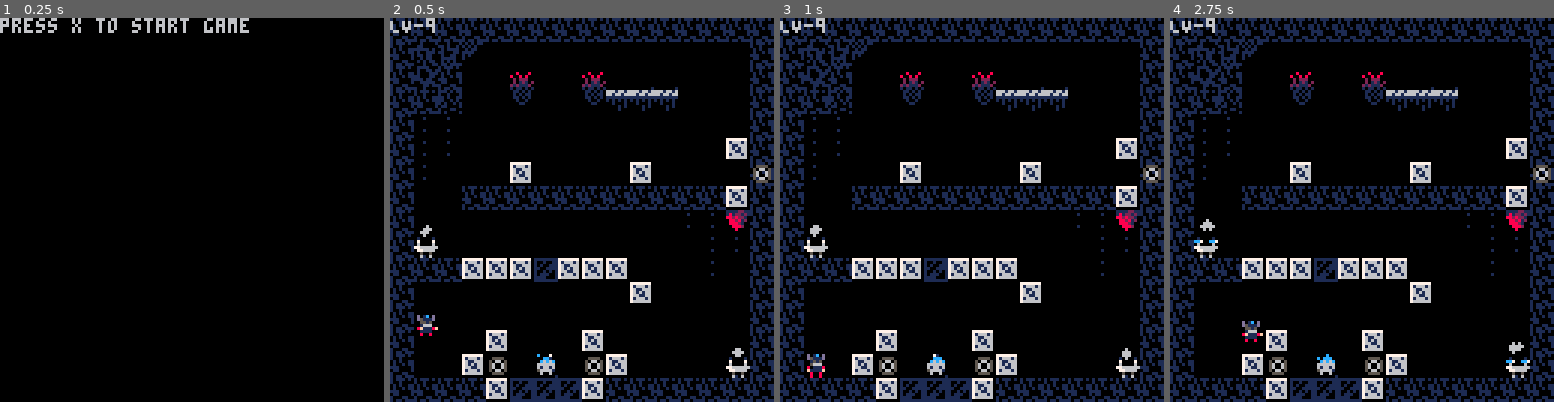
Above: before the commit, frames 1-4 (left to right).
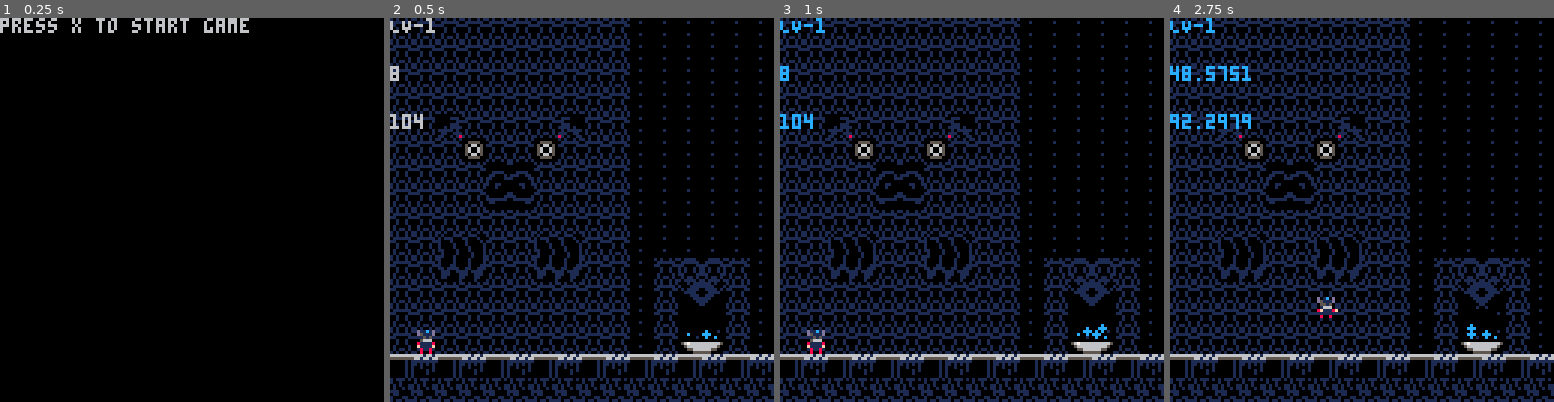
Above: after the commit, the same moments.

Repository: han-sen/pico-8-tests
Game: PICO-8 cartridge alkaline/platformer.p8
Same seed, same stepped clock (60 frames per second), same inputs: the game is played once before the commit and once after it.
Inputs:
- Up to frame 1 (0.25 s): no input
- Up to frame 2 (0.5 s): tap X (X key) at 0.33 s
- Up to frame 3 (1 s): no input
- Up to frame 4 (2.75 s): tap X (X key) at 1.07, 1.85 s; hold Right 1.6-2.1 s; hold Up 2.15-2.42 s; hold Right from 2.47 s (still down)

Frame 1 is identical in both runs. In frame 2, 40% of the frame differs, in the area x 0-100%, y 0-100%; in frame 3, 40%; in frame 4, 41%.

Commit message:
refactored damage reset functions

Diff:
--- a/alkaline/platformer.p8
+++ b/alkaline/platformer.p8
@@ -85,8 +85,8 @@
 	-- print(#bullets, 128 * (world.current_level - 1), 30)
 	-- print(stat(0), 128 * (world.current_level - 1), 30)
 	-- print(stat(1), 128 * (world.current_level - 1), 40)
-	-- print(player.x, game_camera.cam_x, game_camera.cam_y + 16)
-	-- print(player.y, game_camera.cam_x, game_camera.cam_y + 32)
+	print(player.x, game_camera.cam_x, game_camera.cam_y + 16)
+	print(player.y, game_camera.cam_x, game_camera.cam_y + 32)
 end
 
 function update_menu()
@@ -223,37 +223,37 @@
 0a220000008a000000008a000000000a0f120000000000000000213f0b000000000000000000000000000000000000000000000000000000000000000000000000000000000000000000000000000000000000000000000000000000000000000000000000000000000000000000000000000000000000000000000000000000
 0a00000a0a0a0a0a0a0a0a0a0a0a8a0a200000000d0000010000000b3f000012000000000000000000000000000000000000000000000000000000000000000000000000000000000000000000000000000000000000000000000000000000000000000000000000000000000000000000000000000000000000000000000000
 0a000000000000000000000022223c0a12121200000000000000000b00000000000000000000000000000000000000000000000000000000000000000000000000000000000000000000000000000000000000000000000000000000000000000000000000000000000000000000000000000000000000000000000000000000
-0a64000000000000000000000022220a0f0000000000000f0f20000000001200000000000000000000000000000000000000000000000000000000000000000000000000000000000000000000000000000000000000000000000000000000000000000000000000000000000000000000000000000000000000000000000000
-0a0a0a8a8a8a0f8a8a8a00000022000a0f0d00000000000e0e3e00121200000d000000000000000000000000000000000000000000000000000000000000000000000000000000000000000000000000000000000000000000000000000000000000000000000000000000000000000000000000000000000000000000000000
-0a0000000000000000008a000000000a0f000000000d000f0f00000000000020000000000000000000000000000000000000000000000000000000000000000000000000000000000000000000000000000000000000000000000000000000000000000000000000000000000000000000000000000000000000000000000000
-0a00000000000000000000000000000a0f0000000000000e0e00000d00121212000000000000000000000000000000000000000000000000000000000000000000000000000000000000000000000000000000000000000000000000000000000000000000000000000000000000000000000000000000000000000000000000
-0a0000008a0000008a0000000000000a0f0000000000000f0f00000000000000000000000000000000000000000000000000000000000000000000000000000000000000000000000000000000000000000000000000000000000000000000000000000000000000000000000000000000000000000000000000000000000000
-0a00008a00000100008a00000000640a0f0a0f006000000e0e00000000000000000000000000000000000000000000000000000000000000000000000000000000000000000000000000000000000000000000000000000000000000000000000000000000000000000000000000000000000000000000000000000000000000
-0a0a0a0a8a0f0f0f8a0a0a0a0a0a0a0a0b3820202020200f0f202020202020200a0a0a0a0a0a0a0a0a0a0a0a0a0a0a0a0a0a0a0a0a0a0a0a0a0a0a0a0a0a0a0a0a0a0a0a0a0a0a0a0a0a0a0a0a0a0a0a0a0a0a0a0a0a0a0a0a0a0a0a0a0a0a0a0a0a0a0a0a0a0a0a0a0a0a0a0a0a0a0a0a0a0a0a0a0a0a0a0a0a0a0a0a0a0a0a
-…(27 lines of a section not shown)…
+0a64000000000000000000000022220a000000000000000f0f20000000001200000000000000000000000000000000000000000000000000000000000000000000000000000000000000000000000000000000000000000000000000000000000000000000000000000000000000000000000000000000000000000000000000
+0a0a0a8a8a8a0f8a8a8a00000022000a000d00000000000e0e3e00121200000d000000000000000000000000000000000000000000000000000000000000000000000000000000000000000000000000000000000000000000000000000000000000000000000000000000000000000000000000000000000000000000000000
+0a0000000000000000008a000000000a00000000000d000f0f00000000000020000000000000000000000000000000000000000000000000000000000000000000000000000000000000000000000000000000000000000000000000000000000000000000000000000000000000000000000000000000000000000000000000
+0a00000000000000000000000000000a000000000000000e0e00000d00121212000000000000000000000000000000000000000000000000000000000000000000000000000000000000000000000000000000000000000000000000000000000000000000000000000000000000000000000000000000000000000000000000
+0a0000008a0000008a0000000000000a000000000000000f0f00000000000000000000000000000000000000000000000000000000000000000000000000000000000000000000000000000000000000000000000000000000000000000000000000000000000000000000000000000000000000000000000000000000000000
+0a00008a00000100008a00000000640a00000f006000000e0e00000000000000000000000000000000000000000000000000000000000000000000000000000000000000000000000000000000000000000000000000000000000000000000000000000000000000000000000000000000000000000000000000000000000000
+0a0a0a0a8a0f0f0f8a0a0a0a0a0a0a0a0a0a20202020200f0f202020202020200a0a0a0a0a0a0a0a0a0a0a0a0a0a0a0a0a0a0a0a0a0a0a0a0a0a0a0a0a0a0a0a0a0a0a0a0a0a0a0a0a0a0a0a0a0a0a0a0a0a0a0a0a0a0a0a0a0a0a0a0a0a0a0a0a0a0a0a0a0a0a0a0a0a0a0a0a0a0a0a0a0a0a0a0a0a0a0a0a0a0a0a0a0a0a0a
+…(27 lines of a section not shown)…
--- a/alkaline/src/game_keys.lua
+++ b/alkaline/src/game_keys.lua
@@ -55,6 +55,12 @@
             x = 48,
             y = 112,
             found = false
+        },
+        {
+            level = 10,
+            x = 48,
+            y = 112,
+            found = false
         }
     }
 }
--- a/alkaline/src/player.lua
+++ b/alkaline/src/player.lua
@@ -1,6 +1,6 @@
 player = {
     x = 8 + (128 * 0),
-    y = 96 + 128,
+    y = 104 + 0,
     sprite = 64,
     size = 1,
     width = 8,
--- a/alkaline/src/utils.lua
+++ b/alkaline/src/utils.lua
@@ -1,19 +1,13 @@
 -- UTILITY FUNCTIONS
 
 function check_level()
-
-	if player.y < 0 then
+	if player.y < 128 then
 		world.current_row = 1
-	elseif player.y > 128 then
-		world.current_row = 2
-	else
-		world.current_row = ceil(player.y / 128)
-	end
-	if player.y < 128 then
 		world.current_level = ceil(player.x / 128)
 		game_camera.cam_x = (world.current_level - 1) * 128
 		game_camera.cam_y = 128 * (world.current_row - 1)
 	else
+		world.current_row = 2
 		world.current_level = ceil(player.x / 128) + 8
 		game_camera.cam_x = (world.current_level - 9) * 128
 		game_camera.cam_y = 128
@@ -48,12 +42,15 @@
 		if level == 8 then
 			n_l = 9
 			n_r = 2
+		elseif level == 9 then
+			n_l = 10
+			n_r = 2
 		else
 			n_l = level
 			n_r = row
 		end
 		player.x = ((n_l % 9) * 128) + player.width
-		player.y = ((ceil(n_l / 9) - 1) * 128) + (128 * (n_r - 1)) + 104 -- spawn two tiles up from botton
+		player.y = (128 * (n_r - 1)) + 104 -- spawn two tiles up from botton
 		game_camera.cam_x = flr(player.x/128)
 		game_camera.cam_x = flr(player.y/128)
 		bullets = {}
@@ -83,8 +80,8 @@
 	-- sfx(8)
 	death_fx(player.x, player.y, 16, particles.death_fx, 4)
 	-- return player to starting position
-	player.x = 8 + ((world.current_level % 9) * 128) + player.width
-	player.y = ((ceil(world.current_level  / 9) - 1) * 128) + (128 * (world.current_row - 1)) + 104
+	player.x = 8 + (128 * flr(player.x/128))
+	player.y = 104 + (128 * (world.current_row - 1))
 	-- reset key and portal and turrets
 	fountains.loc[world.current_level].active = false
 	game_keys.loc[world.current_level].found = false
